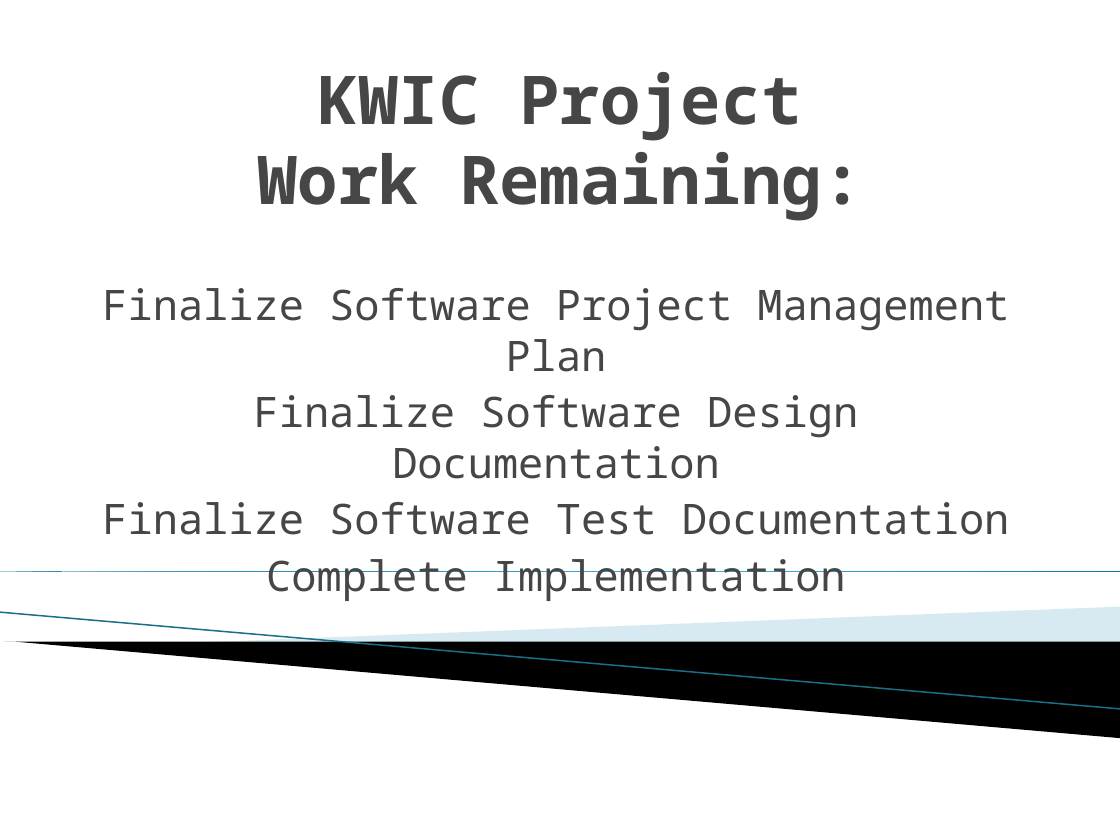
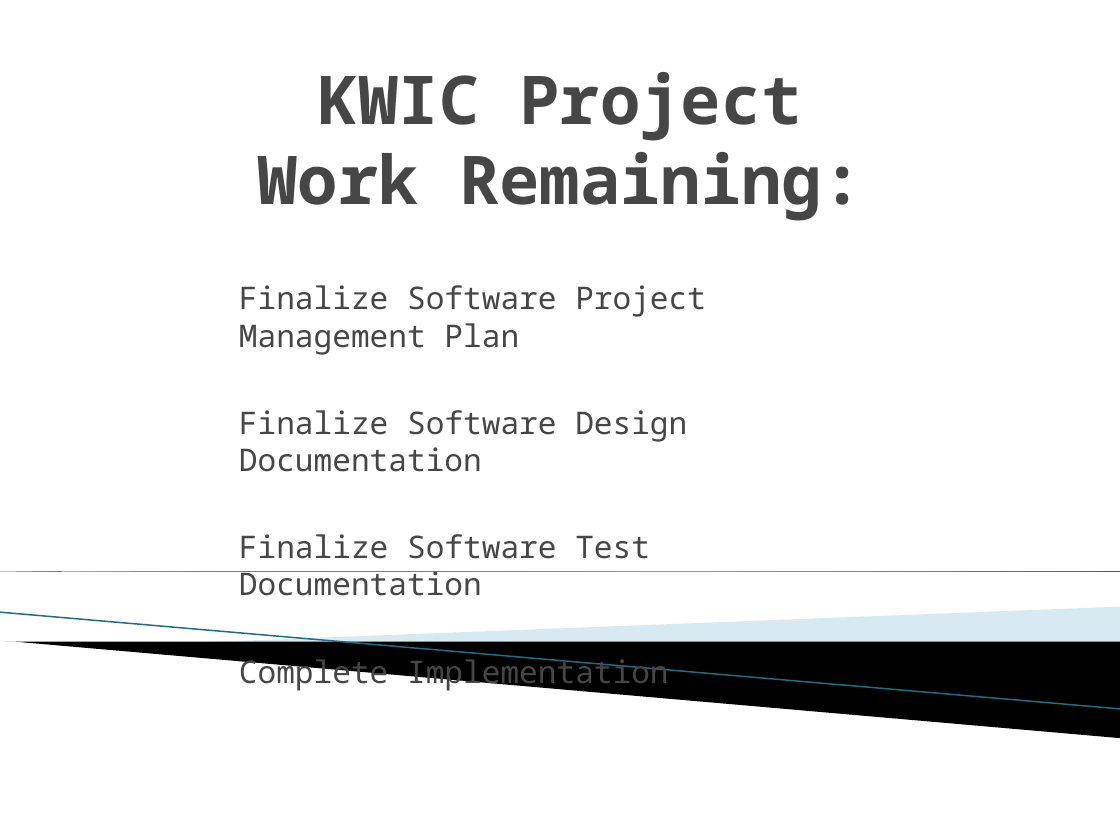
Before and after one commit to rizwannoorani/kwicwebsite, a slide deck: slide 9 of Desktop/IIG presentation.pptx. Drawn at 1120x840 pixels with LibreOffice and Linux fonts; fonts in the diff are those of the drawing; background and template pictures are left out. Boxes give left, top, right and bottom in pixels: in the first picture for what was removed or moved away, otherwise in the second. Text is boxed around its words. In the diff, an @@ line names an element or a change of style, - is before the commit and + after.

```diff
--- a/Desktop/IIG presentation.pptx
+++ b/Desktop/IIG presentation.pptx
@@ subtitle "Finalize Software Project Management Plan": place and size @@
-subtitle "Finalize Software Project Management Plan" at (102, 288, 1010, 601)
+subtitle "Finalize Software Project Management Plan" at (239, 285, 706, 691)
@@ subtitle "Finalize Software Project Management Plan" at (239, 285, 706, 691): size 27 to 20 pt; alignment centre to left @@
```
Also in this commit, not shown: 4 other slides changed, 16 other files.
